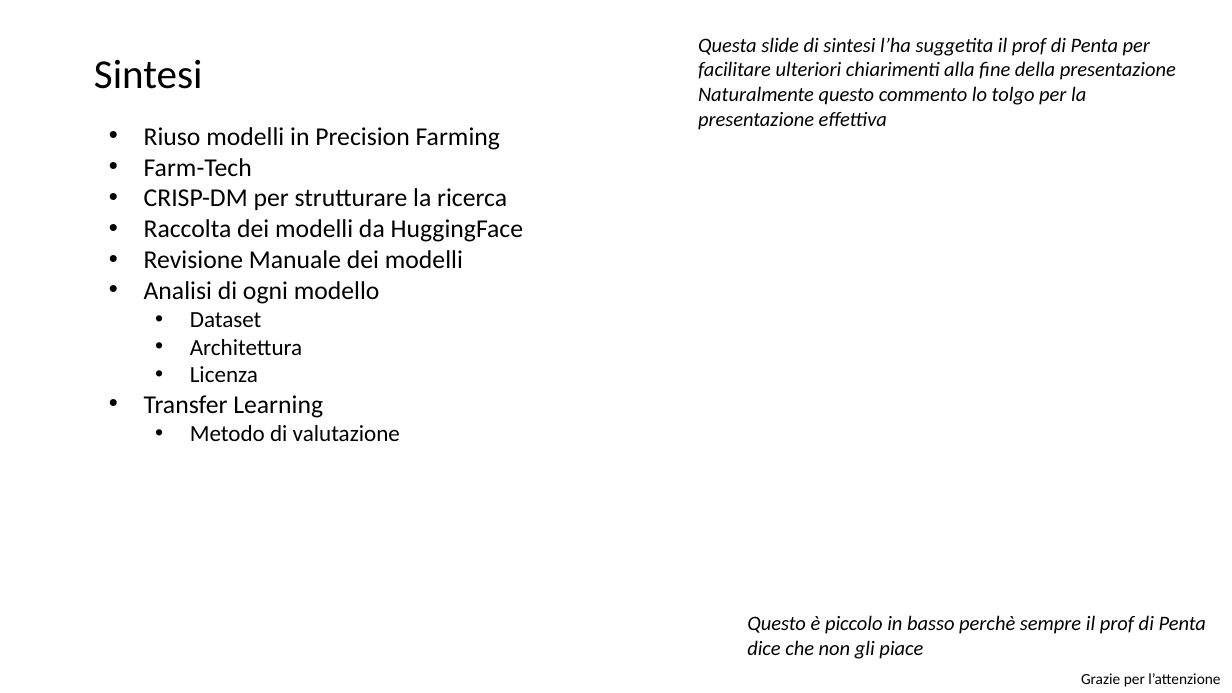
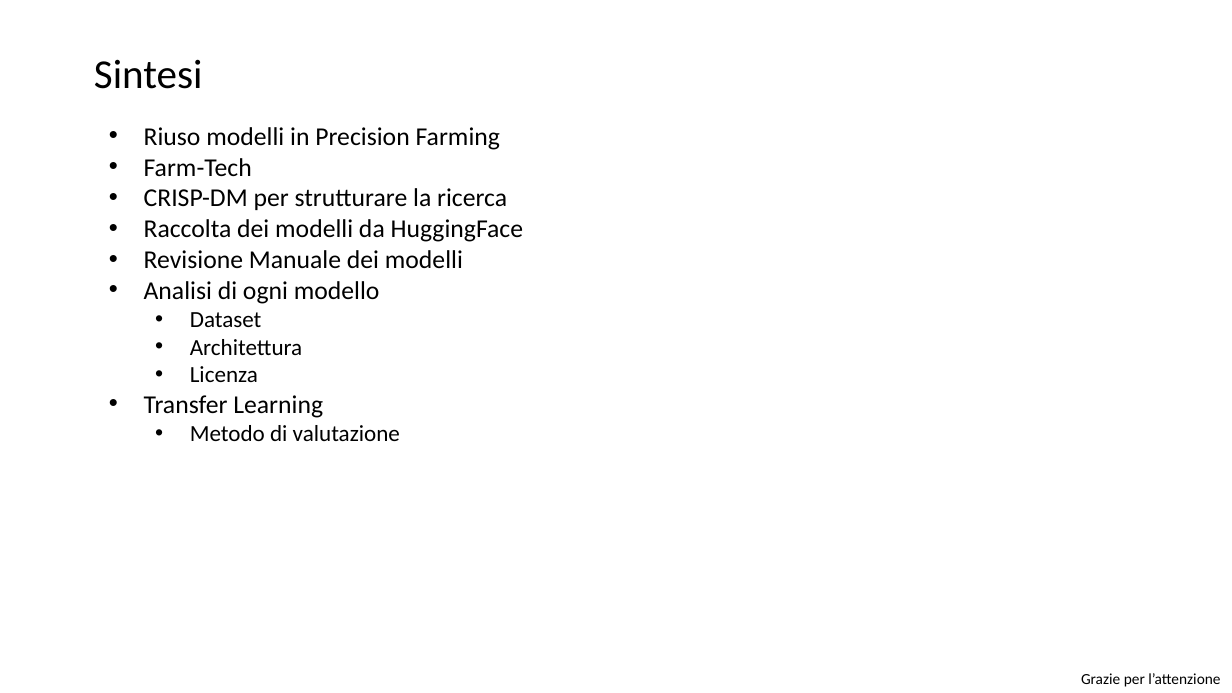
Before and after one commit to lPen88/tesi, a slide deck: slide 20 of presentazione.pptx (slide 25 before the commit). Drawn at 1232x693 pixels with LibreOffice and Linux fonts; fonts in the diff are those of the drawing. Boxes give left, top, right and bottom in pixels: in the first picture for what was removed or moved away, otherwise in the second. Text is boxed around its words. In the diff, an @@ line names an element or a change of style, - is before the commit and + after.

```diff
--- a/presentazione.pptx
+++ b/presentazione.pptx
@@ text removed at <box>698,37,1176,130</box> @@
-Questa slide di sintesi l’ha suggetita il prof di Penta per facilitare ulteriori chiarimenti alla fine della presentazione
-Naturalmente questo commento lo tolgo per la presentazione effettiva
@@ text removed at <box>747,615,1206,659</box> @@
-Questo è piccolo in basso perchè sempre il prof di Penta dice che non gli piace
```
Also in this commit, not shown: 3 other slides changed, 5 slides removed.
